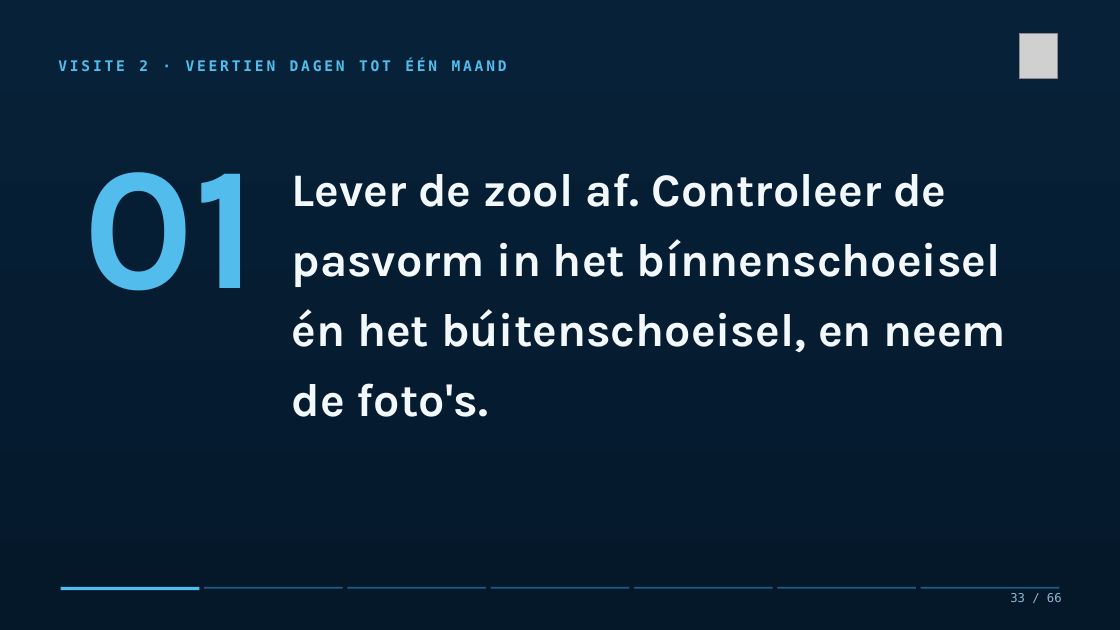
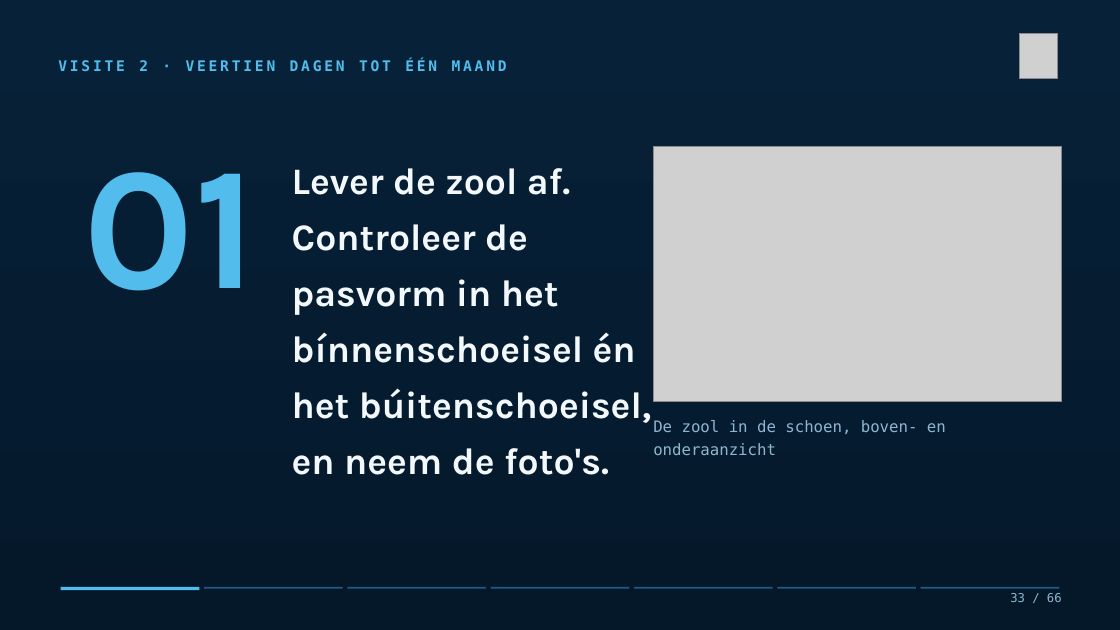
Before and after one commit to Dellfs/paradise-project, a slide deck: slide 33 of PARADISE_presentatie/PARADISE_opleidingssessie_voetklinieken.pptx. Drawn at 1120x630 pixels with LibreOffice and Linux fonts; fonts in the diff are those of the drawing; grey boxes stand for pictures. Boxes give left, top, right and bottom in pixels: in the first picture for what was removed or moved away, otherwise in the second. Text is boxed around its words. In the diff, an @@ line names an element or a change of style, - is before the commit and + after.

```diff
--- a/PARADISE_presentatie/PARADISE_opleidingssessie_voetklinieken.pptx
+++ b/PARADISE_presentatie/PARADISE_opleidingssessie_voetklinieken.pptx
@@ text "Lever de zool af. Controleer ..." at bbox=[292, 168, 652, 475]: size 40 to 32 pt @@
@@ picture added at bbox=[654, 146, 1062, 402] @@
@@ text added at bbox=[653, 420, 946, 455], 13.5 pt, text #8FB6D0 @@
+De zool in de schoen, boven- en onderaanzicht
```
Also in this commit, not shown: 7 other slides changed, 4 other files.
